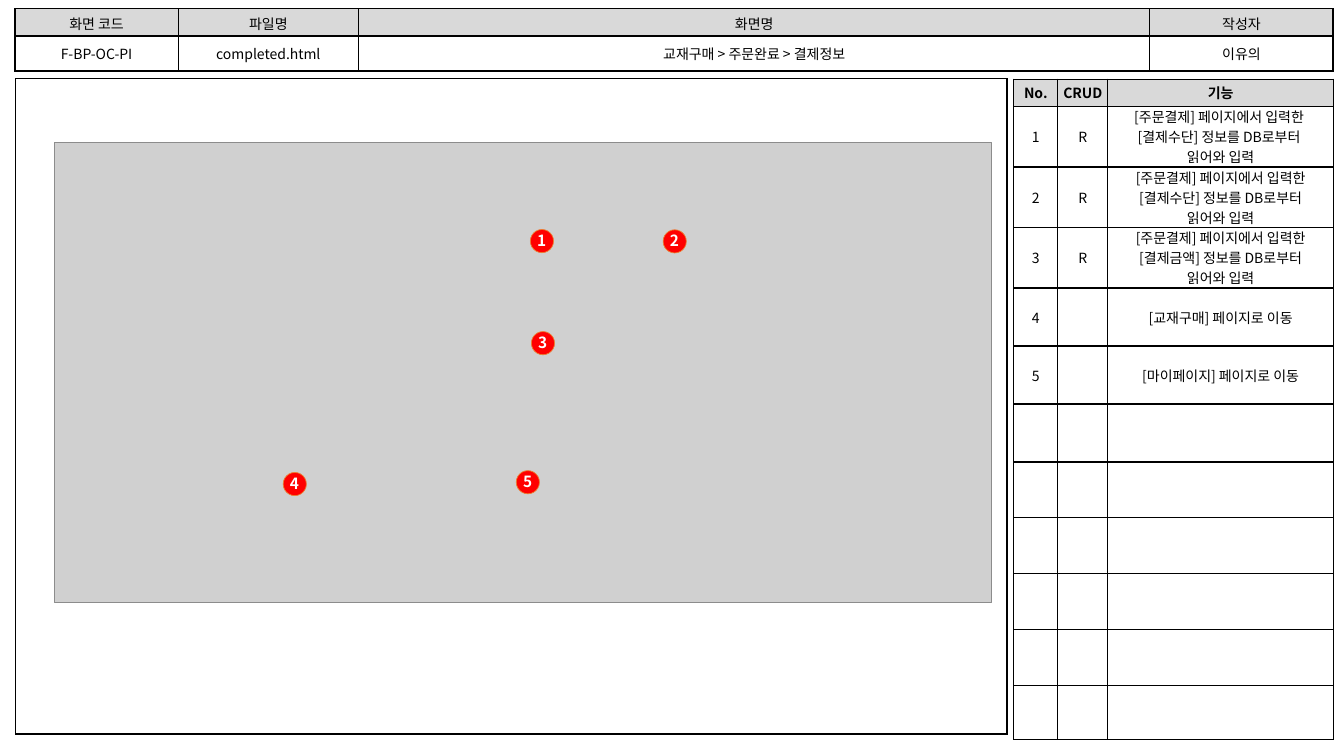
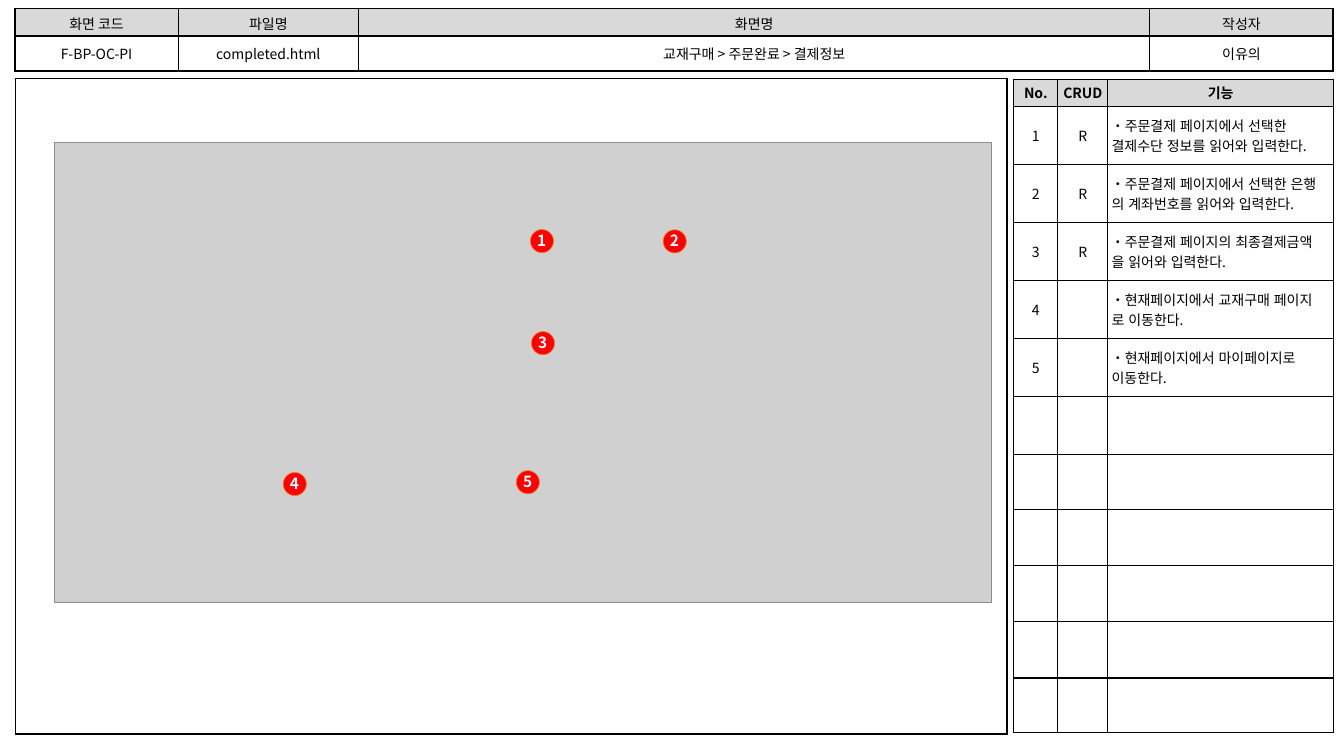
Before and after one commit to index506/cosmo6th_3thGroup, a slide deck: slide 9 of 3rd_Project/Member/Lee/기능,화면,테스트 문서/3th_Project_화면 설계도(이유의).pptx. Drawn at 1344x756 pixels with LibreOffice and Linux fonts; fonts in the diff are those of the drawing; grey boxes stand for pictures. Boxes give left, top, right and bottom in pixels: in the first picture for what was removed or moved away, otherwise in the second. Text is boxed around its words. In the diff, an @@ line names an element or a change of style, - is before the commit and + after.

```diff
--- a/3rd_Project/Member/Lee/기능,화면,테스트 문서/3th_Project_화면 설계도(이유의).pptx
+++ b/3rd_Project/Member/Lee/기능,화면,테스트 문서/3th_Project_화면 설계도(이유의).pptx
@@ table at (1014, 80, 1335, 733) @@
-row 2, column 3: [주문결제] 페이지에서 입력한 / [결제수단] 정보를 DB로부터 / 읽어와 입력
+row 2, column 3: ・주문결제 페이지에서 선택한 / 결제수단 정보를 읽어와 입력한다.
-row 3, column 3: [주문결제] 페이지에서 입력한 / [결제수단] 정보를 DB로부터 / 읽어와 입력
+row 3, column 3: ・주문결제 페이지에서 선택한 은행 / 의 계좌번호를 읽어와 입력한다.
-row 4, column 3: [주문결제] 페이지에서 입력한 / [결제금액] 정보를 DB로부터 / 읽어와 입력
+row 4, column 3: ・주문결제 페이지의 최종결제금액 / 을 읽어와 입력한다.
-row 5, column 3: [교재구매] 페이지로 이동
+row 5, column 3: ・현재페이지에서 교재구매 페이지 / 로 이동한다.
-row 6, column 3: [마이페이지] 페이지로 이동
+row 6, column 3: ・현재페이지에서 마이페이지로 / 이동한다.
```
Also in this commit, not shown: 8 other slides changed, 2 other files.
